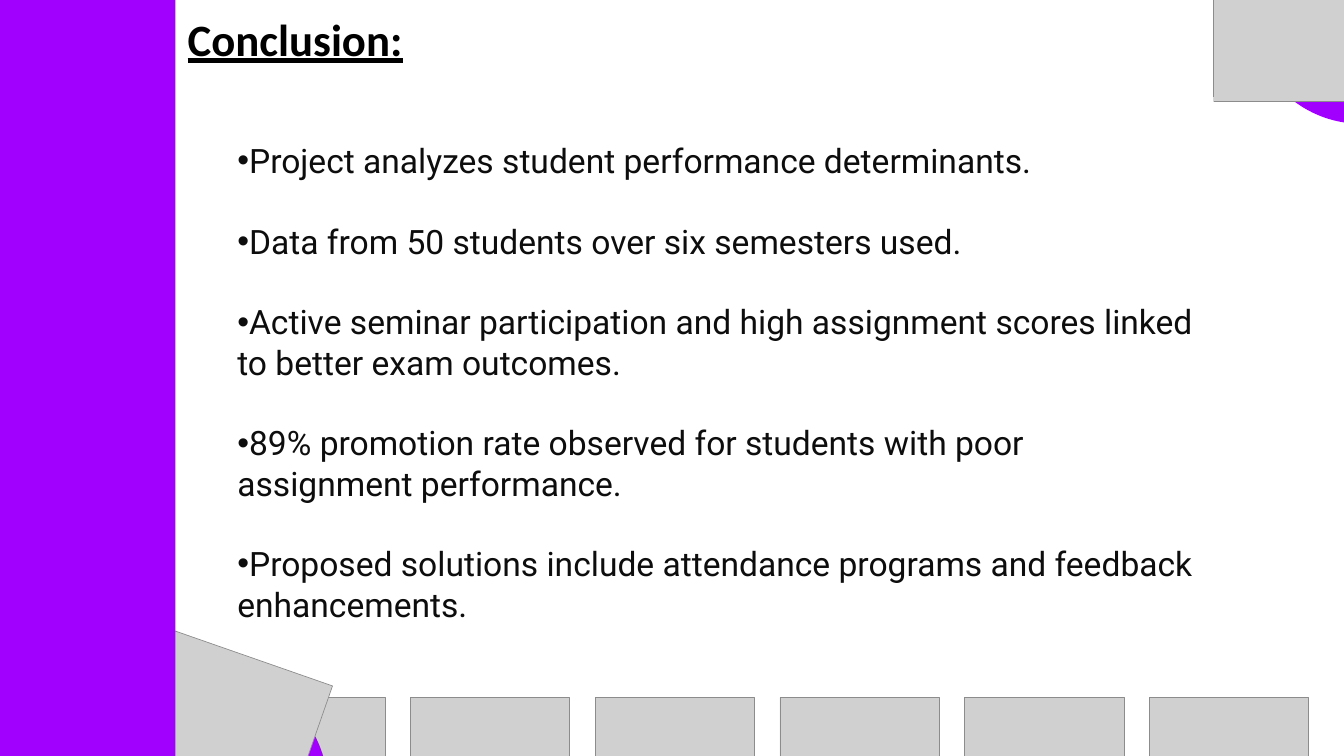
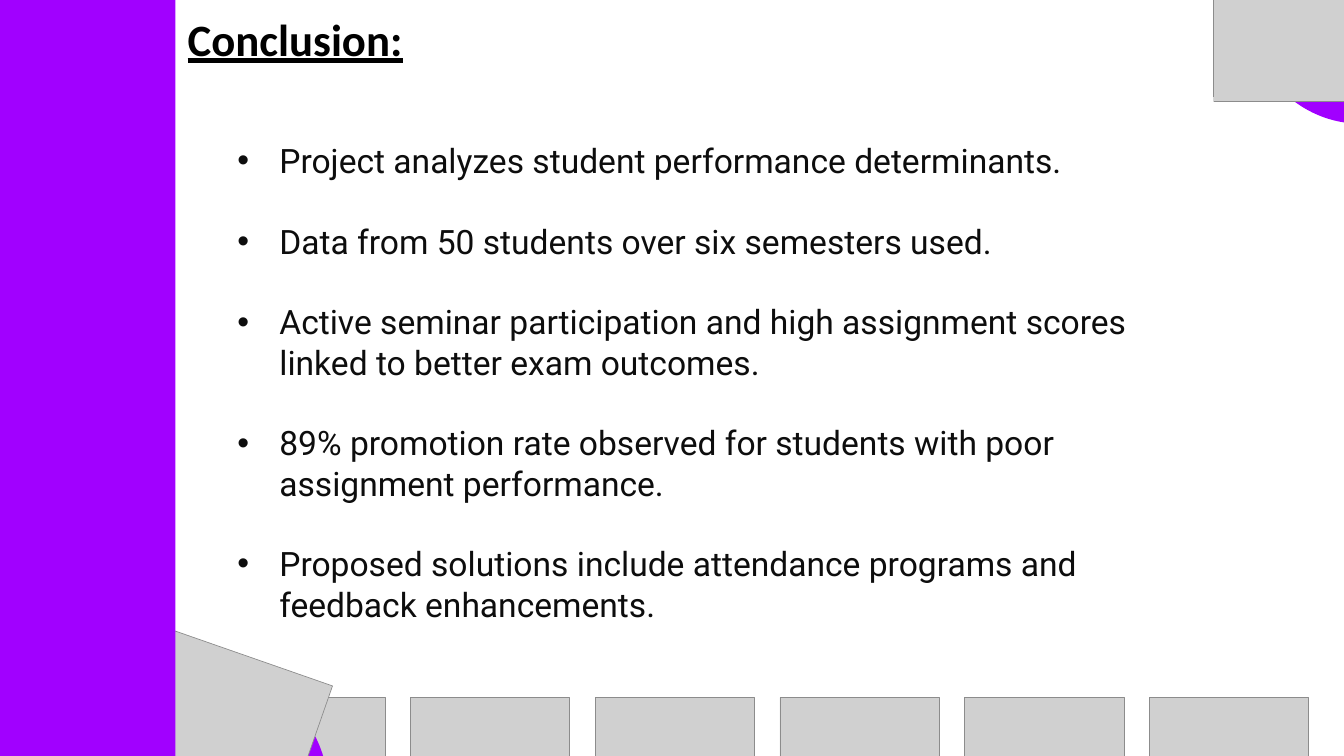
Before and after one commit to Aidenarthub/Student-Academic-Performance-Analysis, a slide deck: slide 18 of PPT/Presentation file.pptx. Drawn at 1344x756 pixels with LibreOffice and Linux fonts; fonts in the diff are those of the drawing; grey boxes stand for pictures. Boxes give left, top, right and bottom in pixels: in the first picture for what was removed or moved away, otherwise in the second. Text is boxed around its words. In the diff, an @@ line names an element or a change of style, - is before the commit and + after.

```diff
--- a/PPT/Presentation file.pptx
+++ b/PPT/Presentation file.pptx
@@ text "Project analyzes student performance determinants." at (279,147,1126,618): indent changed @@
```
Also in this commit, not shown: 7 other slides changed.
